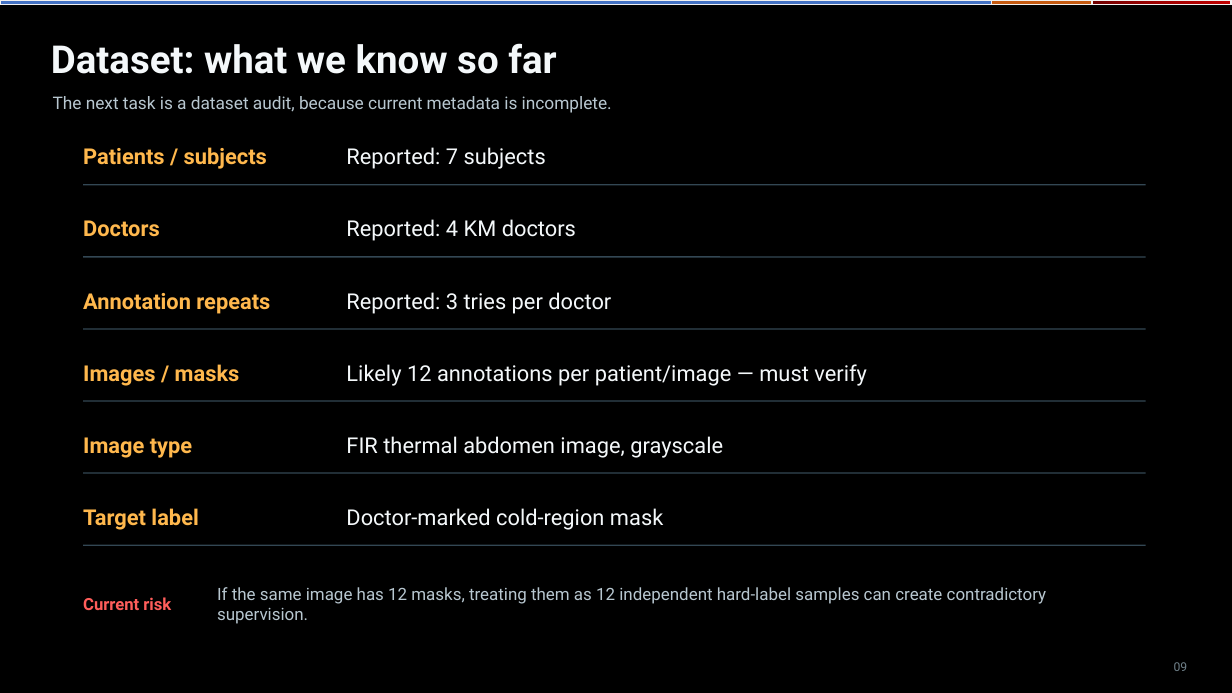
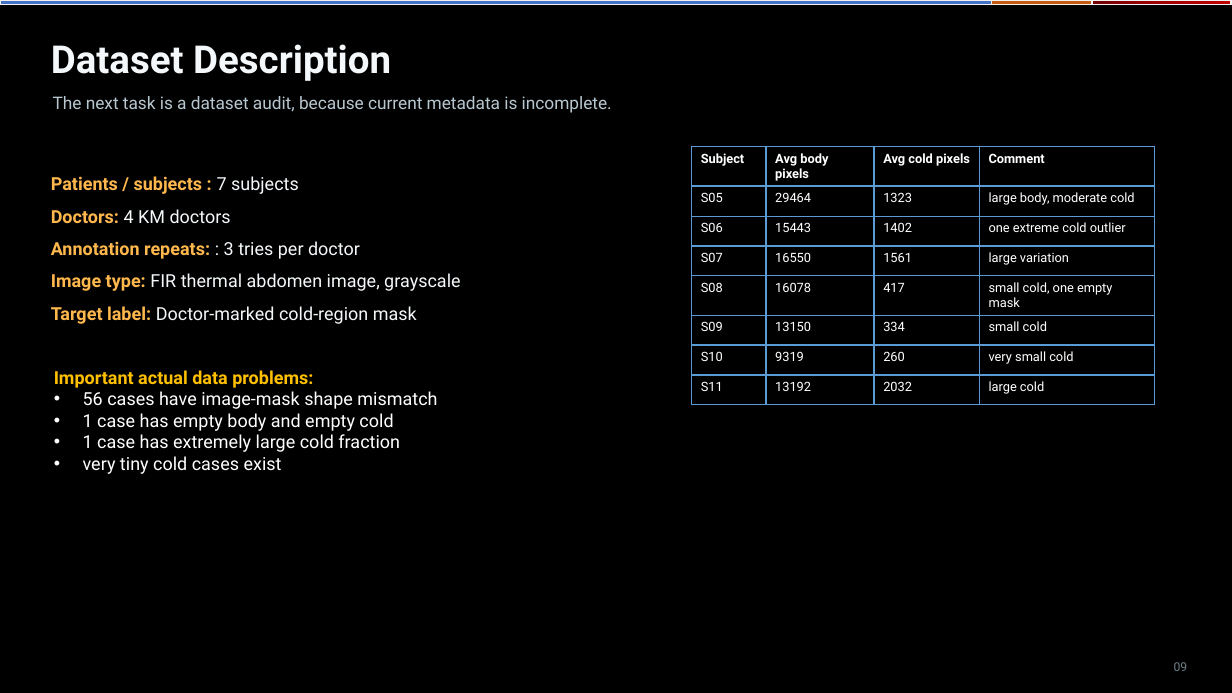
Before and after one commit to RafsanJany-44/Cool_GANs, a slide deck: slide 10 of KM_Thermal_ColdRegion_Intro_DatasetDeck.pptx. Drawn at 1232x693 pixels with LibreOffice and Linux fonts; fonts in the diff are those of the drawing. Boxes give left, top, right and bottom in pixels: in the first picture for what was removed or moved away, otherwise in the second. Text is boxed around its words. In the diff, an @@ line names an element or a change of style, - is before the commit and + after.

```diff
--- a/KM_Thermal_ColdRegion_Intro_DatasetDeck.pptx
+++ b/KM_Thermal_ColdRegion_Intro_DatasetDeck.pptx
@@ text at (51, 44, 391, 81): text changed @@
-Dataset: what we know so far
+Dataset Description
@@ text removed at (346, 147, 546, 169) @@
-Reported: 7 subjects
@@ table added at (692, 147, 1155, 398), 8 rows, 4 columns @@
+Subject | Avg body pixels | Avg cold pixels | Comment
+S05 | 29464 | 1323 | large body, moderate cold
+S06 | 15443 | 1402 | one extreme cold outlier
+S07 | 16550 | 1561 | large variation
+S08 | 16078 | 417 | small cold, one empty mask
+S09 | 13150 | 334 | small cold
+S10 | 9319 | 260 | very small cold
+S11 | 13192 | 2032 | large cold
@@ line removed from (83, 185) to (1146, 185) @@
@@ text removed at (83, 220, 160, 237) @@
-Doctors
@@ text removed at (346, 219, 576, 241) @@
-Reported: 4 KM doctors
@@ text at (51, 241, 460, 324): text changed; size 17 to 14 pt; text colour #FFB84D to #F4F8FA; bold off @@
-Patients / subjects
+Patients / subjects : 7 subjects
+Doctors: 4 KM doctors
+Annotation repeats: : 3 tries per doctor
+Image type: FIR thermal abdomen image, grayscale
+Target label: Doctor-marked cold-region mask
@@ line removed from (83, 257) to (1146, 257) @@
@@ text removed at (83, 293, 270, 314) @@
-Annotation repeats
@@ text removed at (346, 292, 611, 314) @@
-Reported: 3 tries per doctor
@@ line removed from (83, 329) to (1146, 329) @@
@@ text added at (54, 370, 437, 474), 14 pt, text #FFFFFF @@
+Important actual data problems:
+• 56 cases have image-mask shape mismatch
+• 1 case has empty body and empty cold
+• 1 case has extremely large cold fraction
+• very tiny cold cases exist
@@ text removed at (83, 364, 240, 386) @@
-Images / masks
@@ text removed at (346, 364, 867, 386) @@
-Likely 12 annotations per patient/image — must verify
@@ line removed from (83, 401) to (1146, 401) @@
@@ text removed at (83, 437, 192, 458) @@
-Image type
@@ text removed at (346, 436, 723, 458) @@
-FIR thermal abdomen image, grayscale
@@ line removed from (83, 473) to (1146, 473) @@
@@ text removed at (83, 508, 198, 530) @@
-Target label
@@ text removed at (346, 508, 663, 530) @@
-Doctor-marked cold-region mask
@@ line removed from (83, 545) to (1146, 545) @@
@@ text removed at (83, 597, 171, 610) @@
-Current risk
@@ text removed at (217, 587, 1047, 624) @@
-If the same image has 12 masks, treating them as 12 independent hard-label samples can create contradictory supervision.
```
Also in this commit, not shown: 2 other files.
